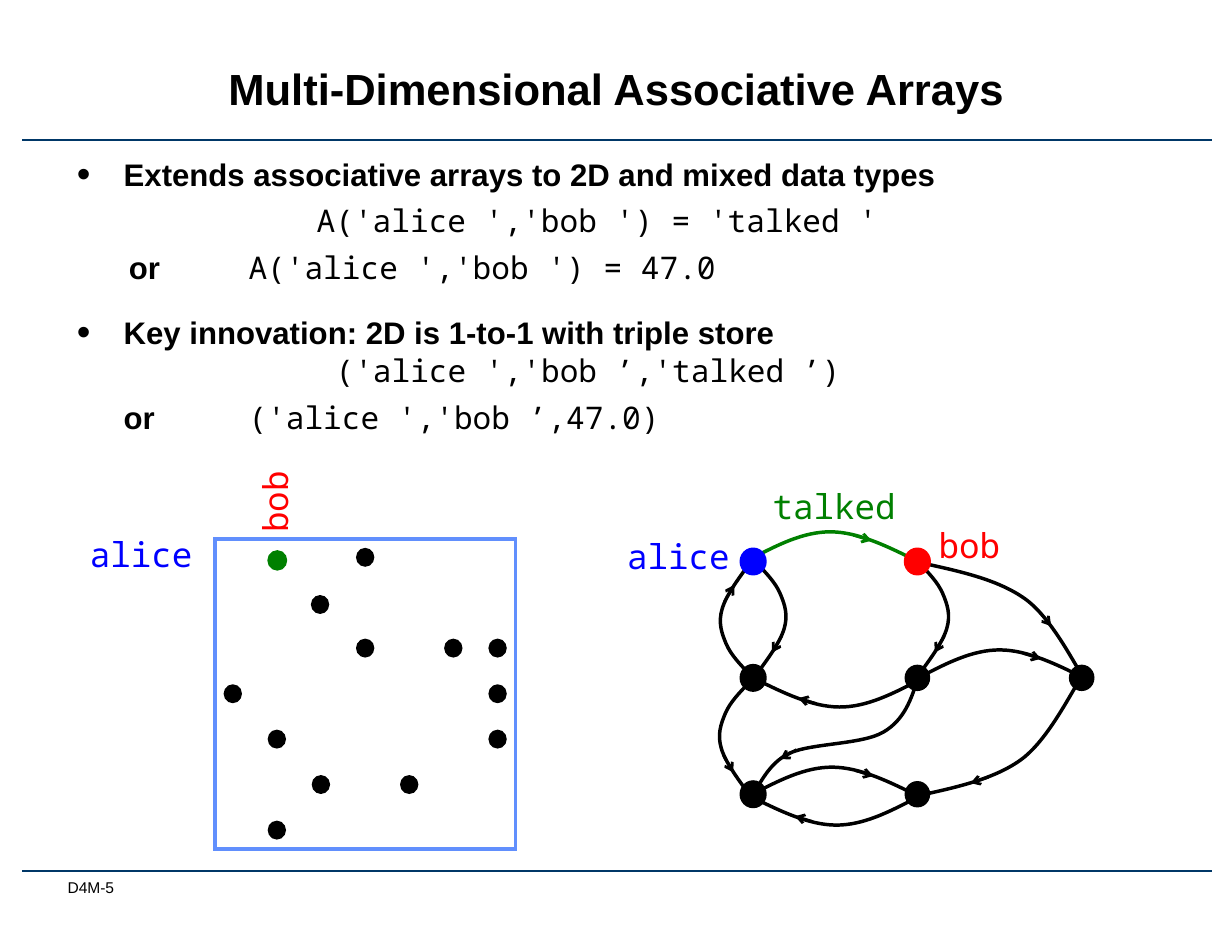
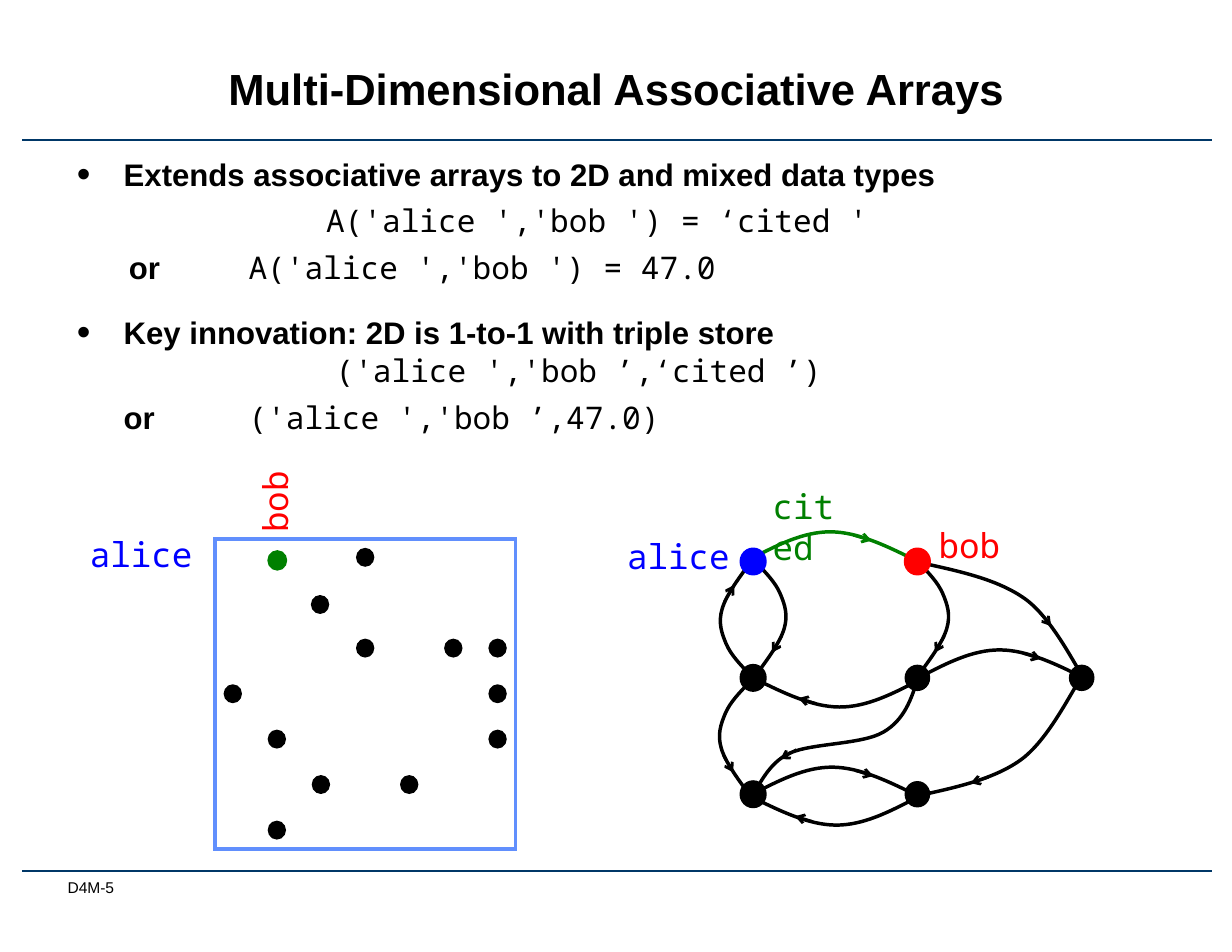
Before and after one commit to Accla/d4m, a slide deck: slide 5 of docs/Lec02-GroupTheory.pptx. Drawn at 1232x952 pixels with LibreOffice and Linux fonts; fonts in the diff are those of the drawing; background and template pictures are left out. Boxes give left, top, right and bottom in pixels: in the first picture for what was removed or moved away, otherwise in the second. Text is boxed around its words. In the diff, an @@ line names an element or a change of style, - is before the commit and + after.

```diff
--- a/docs/Lec02-GroupTheory.pptx
+++ b/docs/Lec02-GroupTheory.pptx
@@ text at box(326, 208, 830, 237): text changed @@
-A('alice ','bob ') = 'talked '
+A('alice ','bob ') = ‘cited '
@@ text at box(124, 321, 774, 387): text changed @@
-• Key innovation: 2D is 1-to-1 with triple store
-  ('alice ','bob ’,'talked ’)
+• Key innovation: 2D is 1-to-1 with triple store
+  ('alice ','bob ’,‘cited ’)
@@ text at box(616, 358, 765, 387): text changed @@
-talked
+cited
```
Also in this commit, not shown: 4 other slides changed, 2 other files.
